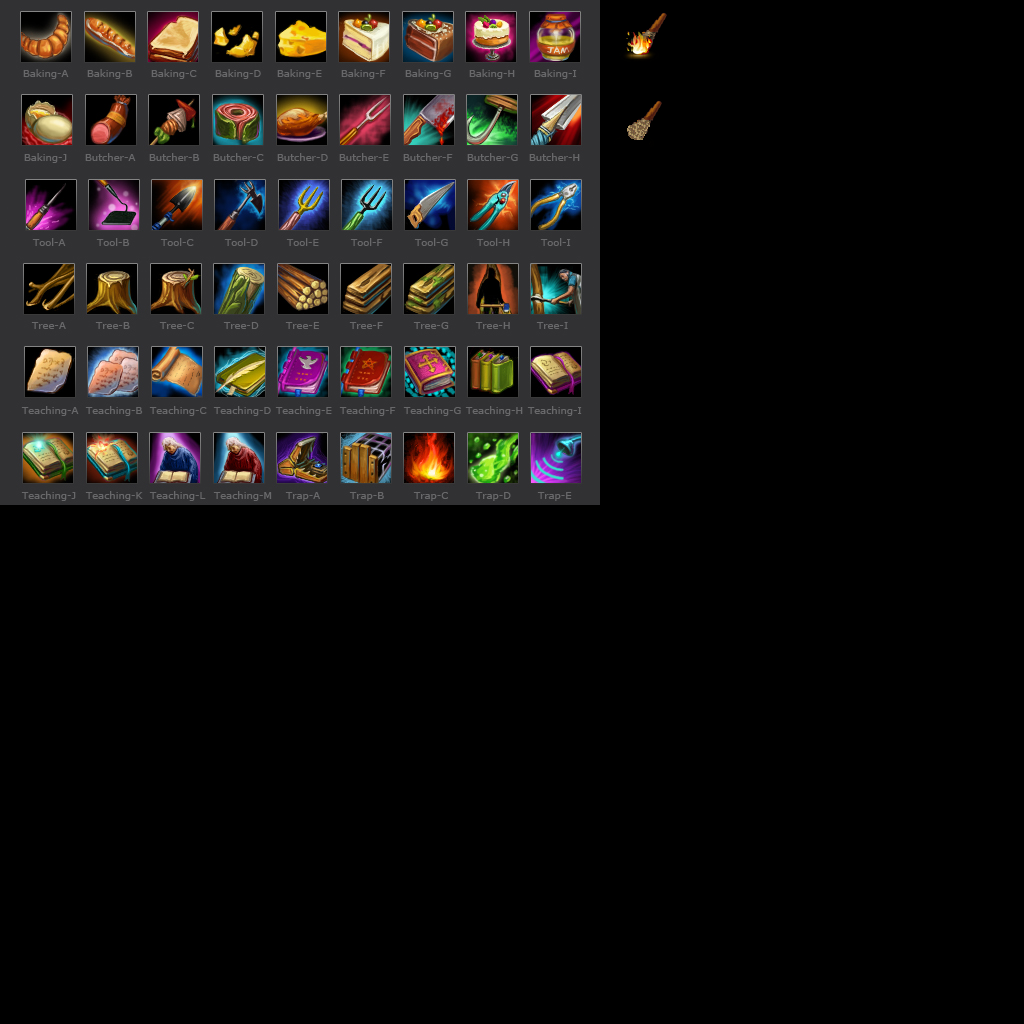
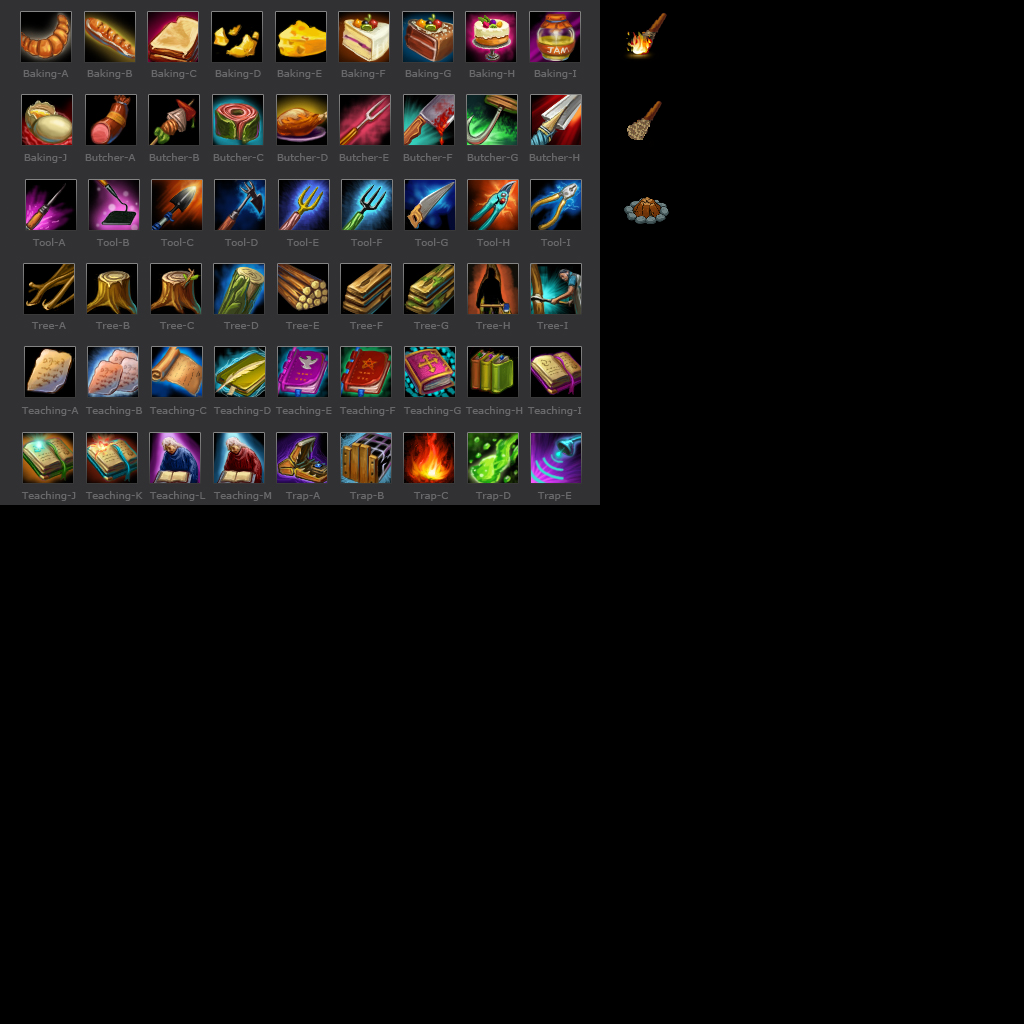
Layers edited between the first and the second 1024 × 1024 image:
painted on "图层 2" over [624, 197, 669, 224]
